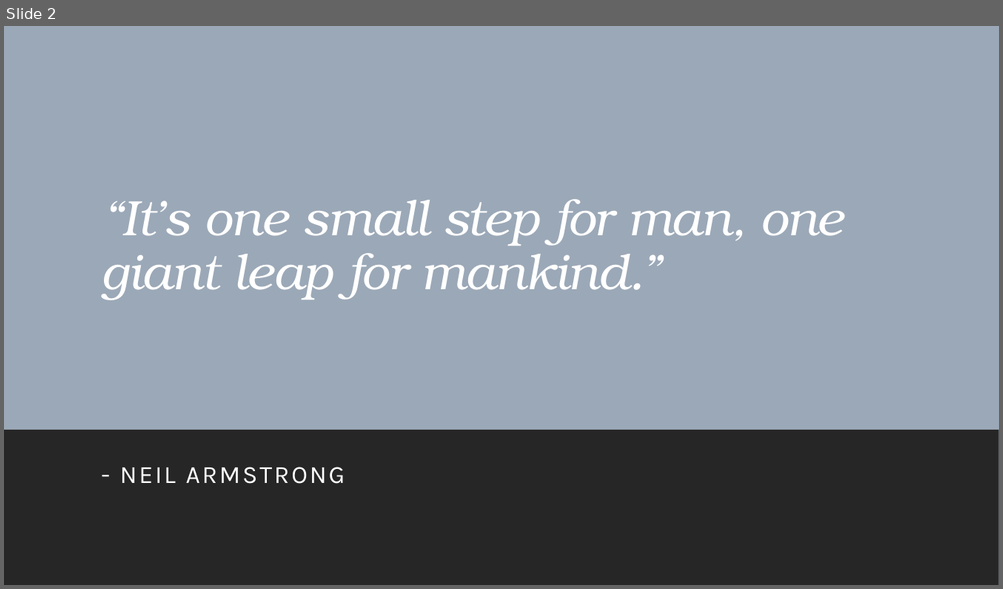
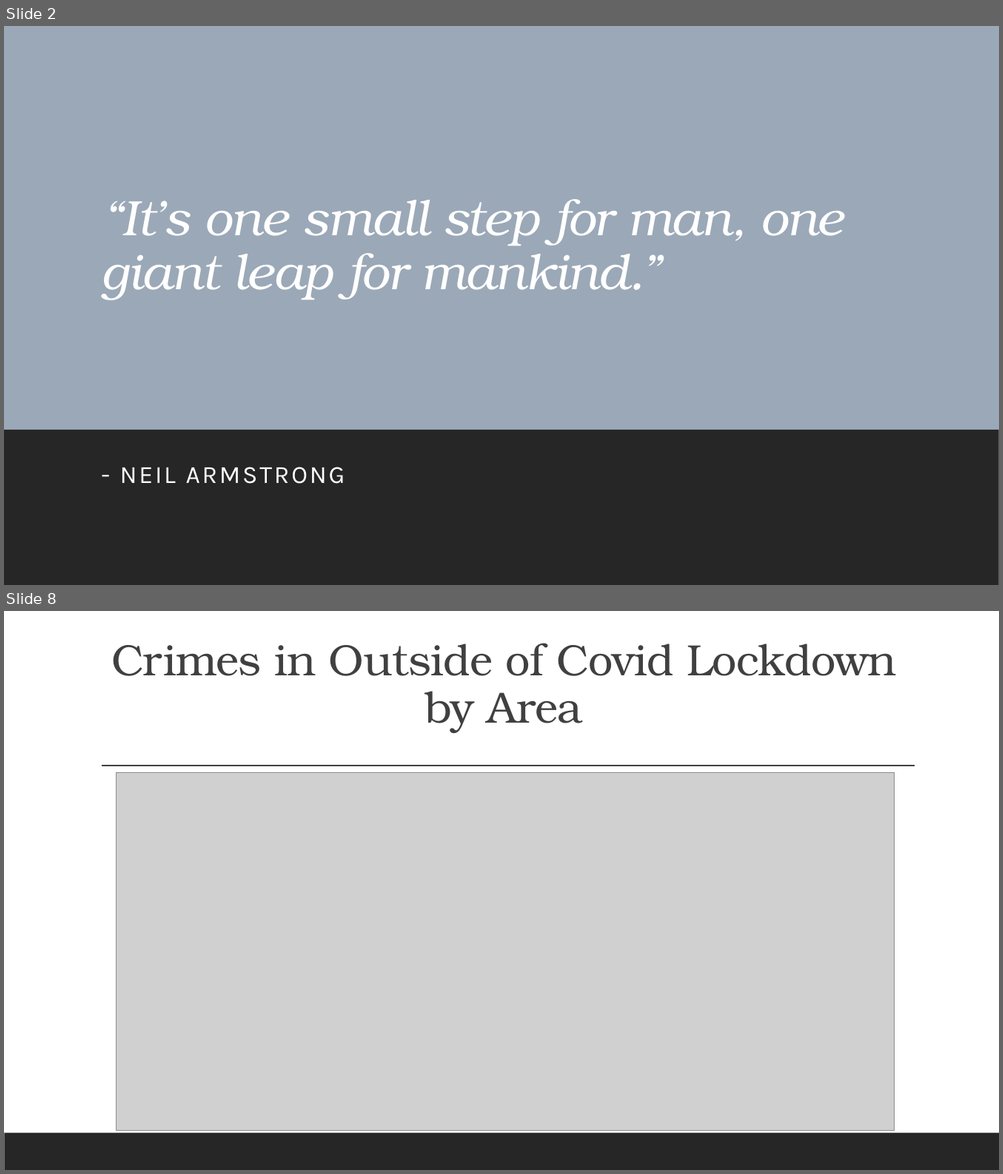
Before and after one commit to Ed-Lovera/AI-PT-Project-1, a slide deck: LA Crime Data Analysis 2020 - 2023.pptx. Shown one above the other, each under a label of ours: slide 2 before the commit, slides 2 and 8 after it; the slides between them are not shown. The pictures are 1003x589 and 1003x1174 pixels, drawn with LibreOffice and Linux fonts; fonts in the diff are those of the drawing; grey boxes stand for pictures. Boxes give left, top, right and bottom in pixels: in the first picture for what was removed or moved away, otherwise in the second. Text is boxed around its words. In the diff, an @@ line names an element or a change of style, - is before the commit and + after.

```diff
--- a/LA Crime Data Analysis 2020 - 2023.pptx
+++ b/LA Crime Data Analysis 2020 - 2023.pptx
@@ slide 8 added at bbox=[4, 611, 999, 1170], background #FFFFFF; not listed: 1 template element that a slide beside it also shows @@
@@ title added at bbox=[111, 643, 896, 733], 42.3 pt, text #404040 @@
+Crimes in Outside of Covid Lockdown by Area
@@ line added from (102, 766) to (915, 766), #404040 1 pt @@
@@ picture added at bbox=[116, 773, 894, 1132] @@
```
Also in this commit, not shown: 2 slides changed, 3 other slides added.
